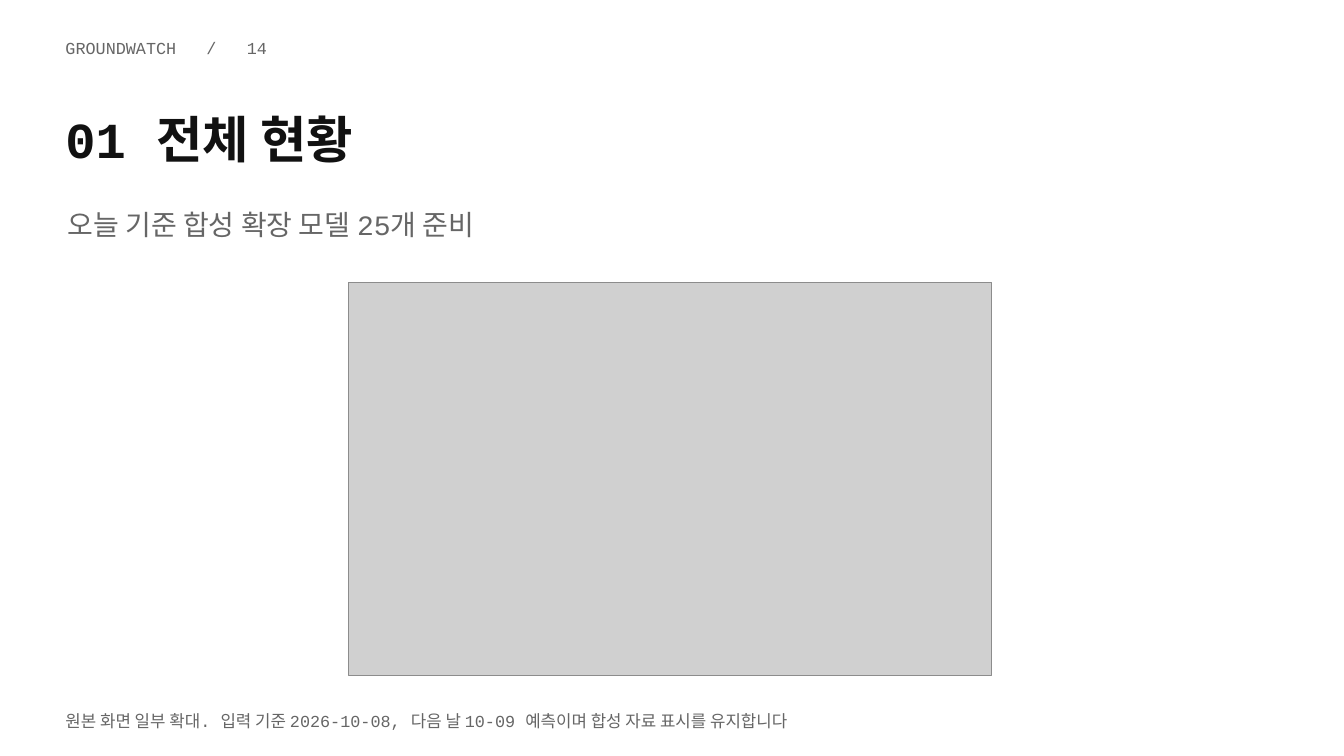
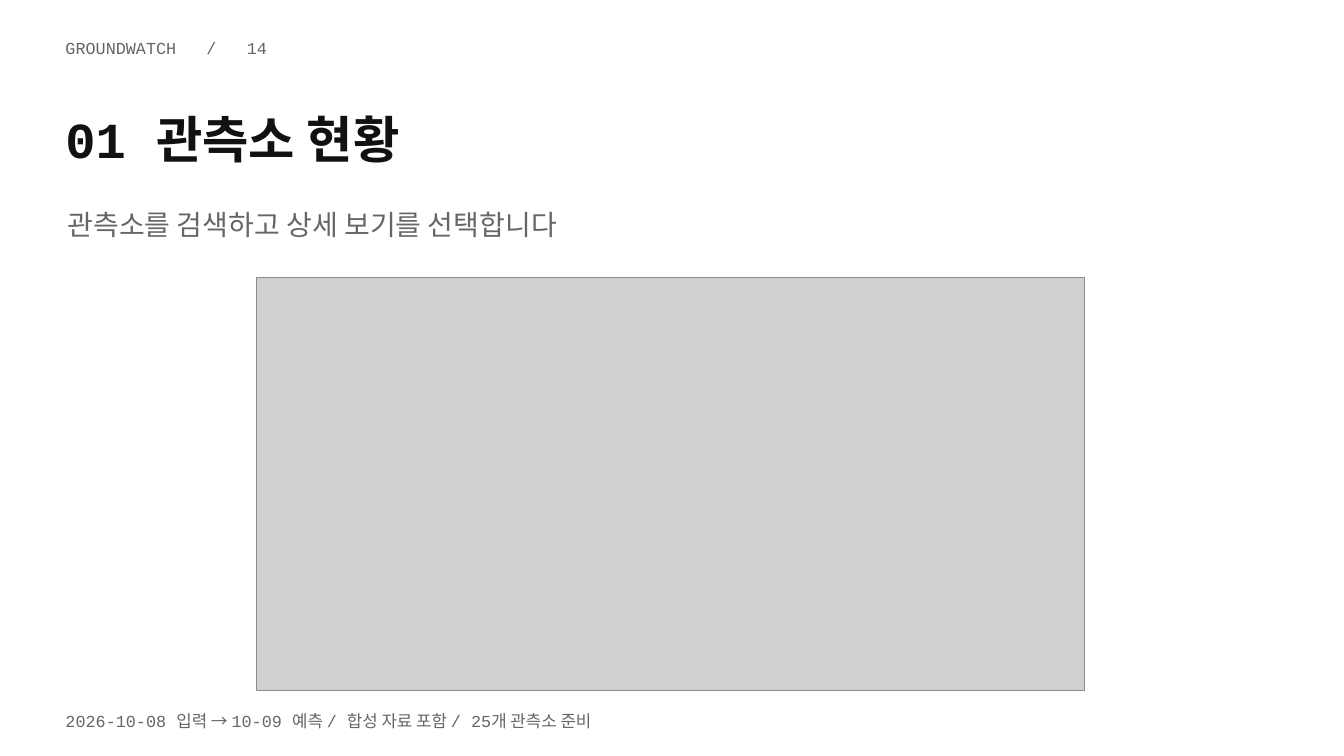
Before and after one commit to skala-aiops/GROUNDWATCH, a slide deck: slide 14 of output/skill-comparison/anthropic-pptx/AIOps_조별 과제_광주_3반_GroundWatch.pptx. Drawn at 1344x756 pixels with LibreOffice and Linux fonts; fonts in the diff are those of the drawing; grey boxes stand for pictures. Boxes give left, top, right and bottom in pixels: in the first picture for what was removed or moved away, otherwise in the second. Text is boxed around its words. In the diff, an @@ line names an element or a change of style, - is before the commit and + after.

Commit message:
docs: 최신 화면과 비교 표시 기준으로 기획서와 발표자료 동기화

```diff
--- a/output/skill-comparison/anthropic-pptx/AIOps_조별 과제_광주_3반_GroundWatch.pptx
+++ b/output/skill-comparison/anthropic-pptx/AIOps_조별 과제_광주_3반_GroundWatch.pptx
@@ text at box(65, 115, 400, 163): text changed @@
-01 전체 현황
+01 관측소 현황
@@ text at box(68, 211, 557, 237): text changed @@
-오늘 기준 합성 확장 모델 25개 준비
+관측소를 검색하고 상세 보기를 선택합니다
@@ picture: place and size @@
-picture at box(349, 282, 992, 676)
+picture at box(256, 277, 1084, 691)
@@ text at box(65, 713, 592, 729): text changed @@
-원본 화면 일부 확대. 입력 기준 2026-10-08, 다음 날 10-09 예측이며 합성 자료 표시를 유지합니다
+2026-10-08 입력 → 10-09 예측 / 합성 자료 포함 / 25개 관측소 준비
```
Also in this commit, not shown: 1 other slide changed, 1 slide added, 1 slide removed, 58 other files.
